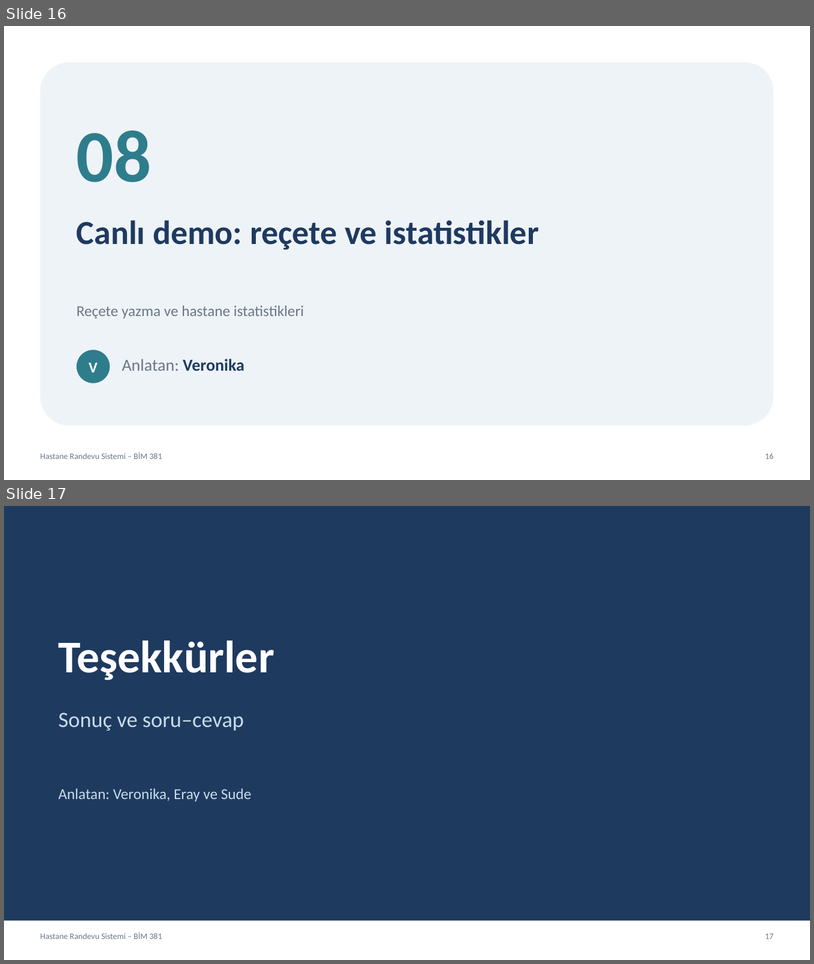
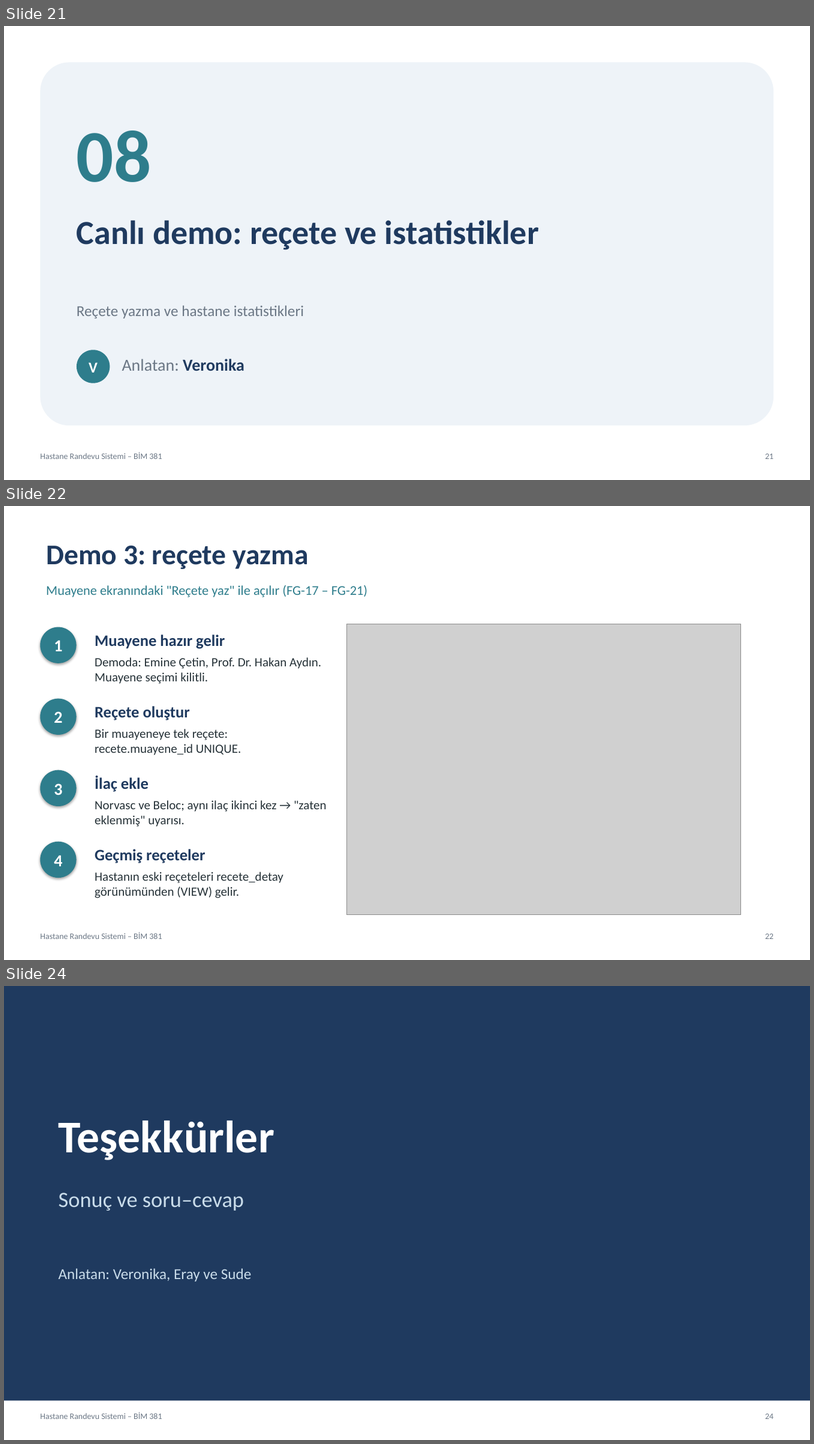
Before and after one commit to vliashenko6/hastane-randevu-sistemi, a slide deck: sunum/hastane_randevu_sunumu.pptx. Shown one above the other, each under a label of ours: slides 16 and 17 before the commit, slides 21, 22 and 24 after it; the slides between them are not shown. The pictures are 814x964 and 814x1444 pixels, drawn with LibreOffice and Linux fonts; fonts in the diff are those of the drawing; grey boxes stand for pictures. Boxes give left, top, right and bottom in pixels: in the first picture for what was removed or moved away, otherwise in the second. Text is boxed around its words. In the diff, an @@ line names an element or a change of style, - is before the commit and + after.

Commit message:
Müşteri/problem, gereksinimler/ER ve reçete/istatistik demo slaytları eklendi

```diff
--- a/sunum/hastane_randevu_sunumu.pptx
+++ b/sunum/hastane_randevu_sunumu.pptx
@@ slide 22 added at <box>4,506,810,960</box>, background #FFFFFF; not listed: 2 template elements that a slide beside it also shows @@
@@ text added at <box>46,546,308,569</box>, 34 pt, text #1F3A5F, bold @@
+Demo 3: reçete yazma
@@ text added at <box>46,585,368,597</box>, 16 pt, text #2E7D8C @@
+Muayene ekranındaki "Reçete yaz" ile açılır (FG-17 – FG-21)
@@ ellipse added at <box>40,627,77,663</box>, fill #2E7D8C, 20 pt, text #FFFFFF, bold @@
+1
@@ picture added at <box>347,624,741,915</box> @@
@@ text added at <box>95,634,225,649</box>, 19 pt, text #1F3A5F, bold @@
+Muayene hazır gelir
@@ text added at <box>95,657,321,684</box>, 15 pt, text #263238 @@
+Demoda: Emine Çetin, Prof. Dr. Hakan Aydın. Muayene seçimi kilitli.
@@ ellipse added at <box>40,699,77,735</box>, fill #2E7D8C, 20 pt, text #FFFFFF, bold @@
+2
@@ text added at <box>95,706,190,720</box>, 19 pt, text #1F3A5F, bold @@
+Reçete oluştur
@@ text added at <box>95,729,241,755</box>, 15 pt, text #263238 @@
+Bir muayeneye tek reçete: recete.muayene_id UNIQUE.
@@ ellipse added at <box>40,770,77,806</box>, fill #2E7D8C, 20 pt, text #FFFFFF, bold @@
+3
@@ text added at <box>95,775,149,792</box>, 19 pt, text #1F3A5F, bold @@
+İlaç ekle
@@ text added at <box>95,800,326,826</box>, 15 pt, text #263238 @@
+Norvasc ve Beloc; aynı ilaç ikinci kez → "zaten eklenmiş" uyarısı.
@@ ellipse added at <box>40,841,77,877</box>, fill #2E7D8C, 20 pt, text #FFFFFF, bold @@
+4
@@ text added at <box>95,849,205,863</box>, 19 pt, text #1F3A5F, bold @@
+Geçmiş reçeteler
@@ text added at <box>95,871,284,898</box>, 15 pt, text #263238 @@
+Hastanın eski reçeteleri recete_detay görünümünden (VIEW) gelir.
@@ what was slide 16 is now slide 21 @@
@@ page number at <box>765,453,774,459</box>: text changed @@
-16
+21
@@ what was slide 17 is now slide 24 @@
@@ page number at <box>765,1413,774,1419</box>: text changed @@
-17
+24
```
Also in this commit, not shown: 6 other slides added.
